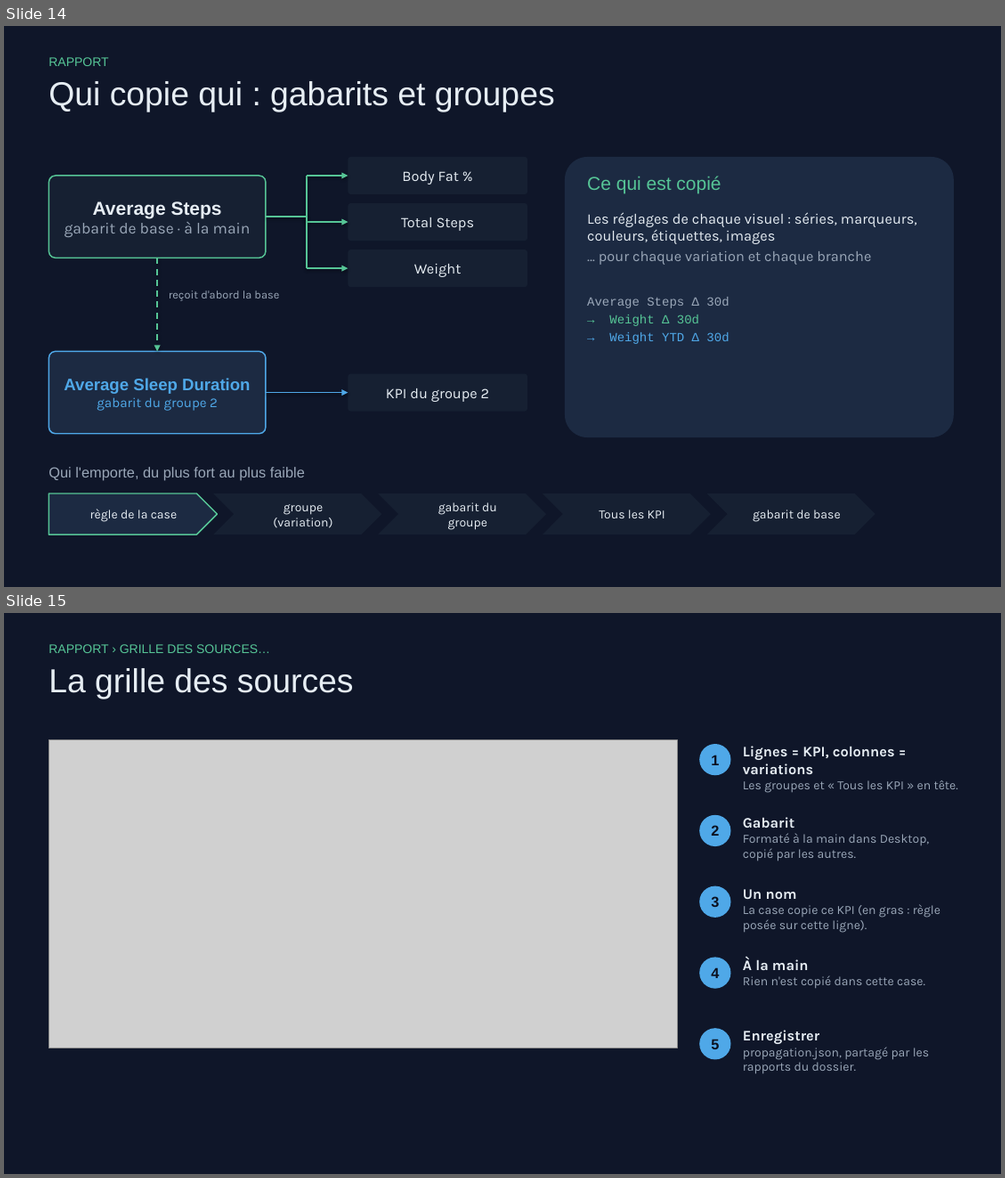
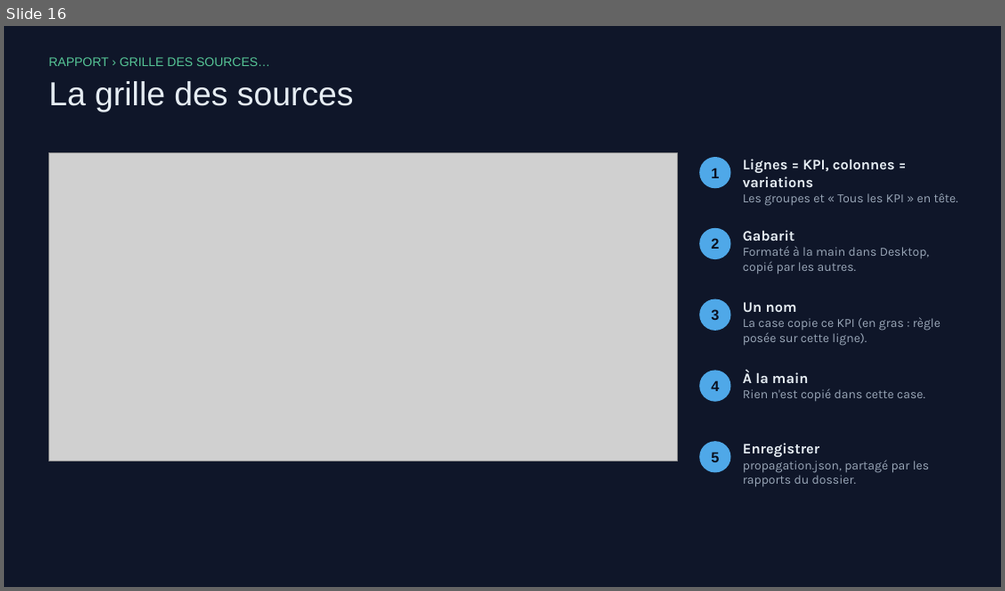
Before and after one commit to Madein1987/PBIdouille, a slide deck: docs/PBIdouille - Guide de demarrage rapide.pptx. Shown one above the other, each under a label of ours: slides 14 and 15 before the commit, slide 16 after it. The pictures are 1005x1178 and 1005x591 pixels, drawn with LibreOffice and Linux fonts; fonts in the diff are those of the drawing; grey boxes stand for pictures. Boxes give left, top, right and bottom in pixels: in the first picture for what was removed or moved away, otherwise in the second. Text is boxed around its words. In the diff, an @@ line names an element or a change of style, - is before the commit and + after.

```diff
--- a/docs/PBIdouille - Guide de demarrage rapide.pptx
+++ b/docs/PBIdouille - Guide de demarrage rapide.pptx
@@ slide 14 removed at (x1=4, y1=26, x2=1001, y2=587), background #0F1629 @@
@@ text removed at (x1=48, y1=57, x2=108, y2=66) @@
-RAPPORT
@@ text removed at (x1=48, y1=81, x2=555, y2=112) @@
-Qui copie qui : gabarits et groupes
@@ rounded rectangle removed at (x1=348, y1=157, x2=527, y2=194) @@
-Body Fat %
@@ rounded rectangle removed at (x1=565, y1=157, x2=954, y2=437) @@
@@ rounded rectangle removed at (x1=48, y1=176, x2=266, y2=257) @@
-Average Steps
-gabarit de base · à la main
@@ line removed from (307, 216) to (307, 176) @@
@@ arrow removed from (307, 176) to (348, 176) @@
@@ text removed at (x1=587, y1=176, x2=720, y2=194) @@
-Ce qui est copié
@@ rounded rectangle removed at (x1=348, y1=203, x2=527, y2=240) @@
-Total Steps
@@ text removed at (x1=587, y1=212, x2=917, y2=344) @@
-Les réglages de chaque visuel : séries, marqueurs, couleurs, étiquettes, images
-… pour chaque variation et chaque branche
-Average Steps Δ 30d
-→ Weight Δ 30d
-→ Weight YTD Δ 30d
@@ line removed from (266, 216) to (307, 216) @@
@@ line removed from (307, 216) to (307, 222) @@
@@ arrow removed from (307, 222) to (348, 222) @@
@@ line removed from (307, 216) to (307, 268) @@
@@ arrow removed from (157, 257) to (157, 351) @@
@@ rounded rectangle removed at (x1=348, y1=249, x2=527, y2=287) @@
-Weight
@@ text removed at (x1=169, y1=290, x2=279, y2=301) @@
-reçoit d'abord la base
@@ arrow removed from (307, 268) to (348, 268) @@
@@ rounded rectangle removed at (x1=48, y1=351, x2=266, y2=434) @@
-Average Sleep Duration
-gabarit du groupe 2
@@ arrow removed from (266, 393) to (348, 393) @@
@@ rounded rectangle removed at (x1=348, y1=374, x2=527, y2=411) @@
-KPI du groupe 2
@@ text removed at (x1=48, y1=467, x2=305, y2=481) @@
-Qui l'emporte, du plus fort au plus faible
@@ pentagon arrow removed at (x1=48, y1=493, x2=217, y2=534) @@
-règle de la case
@@ chevron removed at (x1=213, y1=493, x2=381, y2=534) @@
-groupe (variation)
@@ chevron removed at (x1=378, y1=493, x2=546, y2=534) @@
-gabarit du groupe
@@ chevron removed at (x1=542, y1=493, x2=711, y2=534) @@
-Tous les KPI
@@ chevron removed at (x1=707, y1=493, x2=875, y2=534) @@
-gabarit de base
@@ what was slide 15 is now slide 16 @@
```
Also in this commit, not shown: 1 slide changed, 3 slides added, 1 other slide removed, 8 other files.
